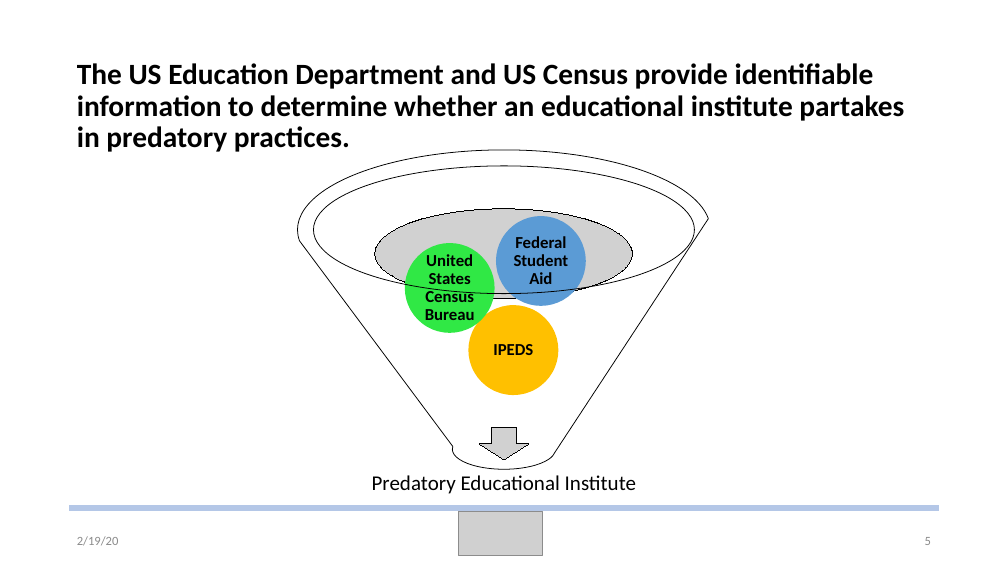
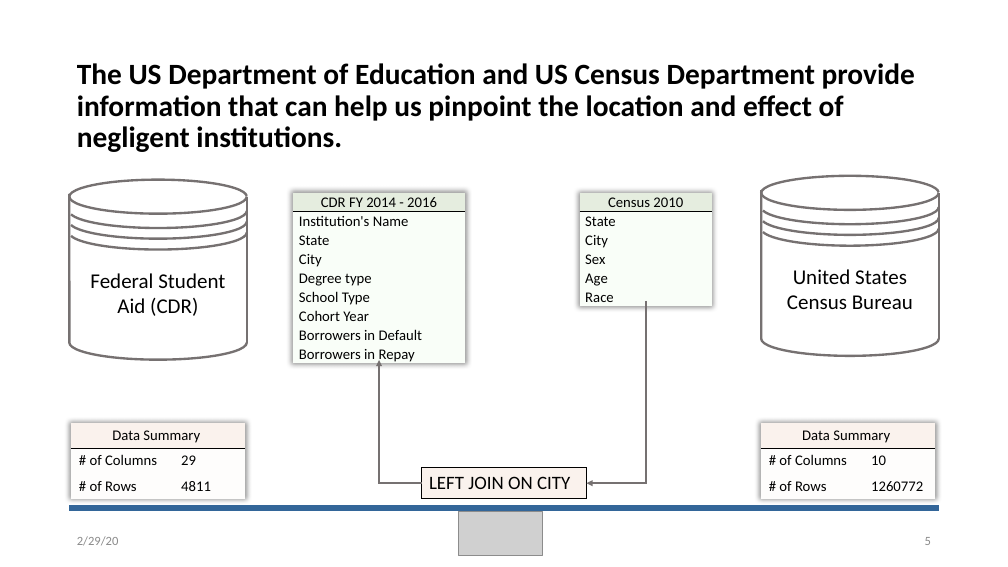
Before and after one commit to NU-Noise/Analysis-of-Cohort-Default-Rates-in-Post-Secondary-Education, a slide deck: slide 5 of proposal/defaultRates.pptx. Drawn at 1008x567 pixels with LibreOffice and Linux fonts; fonts in the diff are those of the drawing; grey boxes stand for pictures. Boxes give left, top, right and bottom in pixels: in the first picture for what was removed or moved away, otherwise in the second. Text is boxed around its words. In the diff, an @@ line names an element or a change of style, - is before the commit and + after.

```diff
--- a/proposal/defaultRates.pptx
+++ b/proposal/defaultRates.pptx
@@ title at [77, 63, 915, 152]: text changed @@
-The US Education Department and US Census provide identifiable information to determine whether an educational institute partakes in predatory practices.
+The US Department of Education and US Census Department provide information that can help us pinpoint the location and effect of negligent institutions.
@@ group removed at [298, 150, 711, 494]: 4 ellipses, 2 texts, 1 down arrow, 1 funnel @@
-Predatory Educational Institute
-IPEDS
@@ arc (boxed as its full ellipse) added at [761, 176, 939, 210], outline #767171 2.25 pt @@
@@ arc (boxed as its full ellipse) added at [69, 194, 247, 228], outline #767171 2.25 pt @@
@@ arc (boxed as its full ellipse) added at [69, 180, 247, 214], outline #767171 2.25 pt @@
@@ arc (boxed as its full ellipse) added at [69, 205, 247, 239], outline #767171 2.25 pt @@
@@ line added from (70, 194) to (70, 342), #767171 2.25 pt @@
@@ line added from (247, 197) to (247, 343), #767171 2.25 pt @@
@@ table added at [293, 193, 465, 367], 9 rows, 1 columns @@
+CDR FY 2014 - 2016
+Institution's Name
+State
+City
+Degree type
+School Type
+Cohort Year
+Borrowers in Default
+Borrowers in Repay
@@ table added at [580, 193, 712, 306], 6 rows, 1 columns @@
+Census 2010
+State
+City
+Sex
+Age
+Race
@@ line added from (761, 191) to (761, 338), #767171 2.25 pt @@
@@ arc (boxed as its full ellipse) added at [761, 191, 939, 225], outline #767171 2.25 pt @@
@@ arc (boxed as its full ellipse) added at [761, 201, 939, 235], outline #767171 2.25 pt @@
@@ line added from (939, 193) to (939, 339), #767171 2.25 pt @@
@@ arc (boxed as its full ellipse) added at [69, 216, 247, 250], outline #767171 2.25 pt @@
@@ arc (boxed as its full ellipse) added at [761, 212, 939, 246], outline #767171 2.25 pt @@
@@ text "Federal Student Aid (CDR)" at [90, 273, 225, 316]: vertical alignment middle to top @@
@@ text "United States Census Bureau": place and size @@
-text "United States Census Bureau" at [425, 254, 475, 320]
+text "United States Census Bureau" at [787, 269, 913, 309]
@@ text "United States Census Bureau" at [787, 269, 913, 309]: size 16 to 20 pt, bold off; line spacing 0.9 to 1; less space between paragraphs; vertical alignment middle to top @@
@@ text at [90, 273, 225, 316]: text changed; size 16 to 20 pt; bold off @@
-Federal Student Aid
+Federal Student Aid (CDR)
@@ arc (boxed as its full ellipse) added at [69, 326, 247, 360], outline #767171 2.25 pt @@
@@ elbow arrow added from (646, 301) to (587, 483), #767171 1.5 pt @@
@@ arc (boxed as its full ellipse) added at [761, 322, 939, 356], outline #767171 2.25 pt @@
@@ elbow arrow added from (422, 483) to (379, 360), #767171 1.5 pt @@
@@ table added at [71, 423, 244, 498], 3 rows, 2 columns @@
+Data Summary | 
+# of Columns | 29
+# of Rows | 4811
@@ table added at [761, 423, 935, 498], 3 rows, 2 columns @@
+Data Summary | 
+# of Columns | 10
+# of Rows | 1260772
@@ table added at [422, 468, 587, 499], 1 rows, 1 columns @@
+LEFT JOIN ON CITY
@@ line (939, 508) - (70, 508): stroke #B4C7E7 6 pt to #336699 6 pt @@
```
Also in this commit, not shown: 7 other slides changed, 8 slides added, 8 slides removed.
